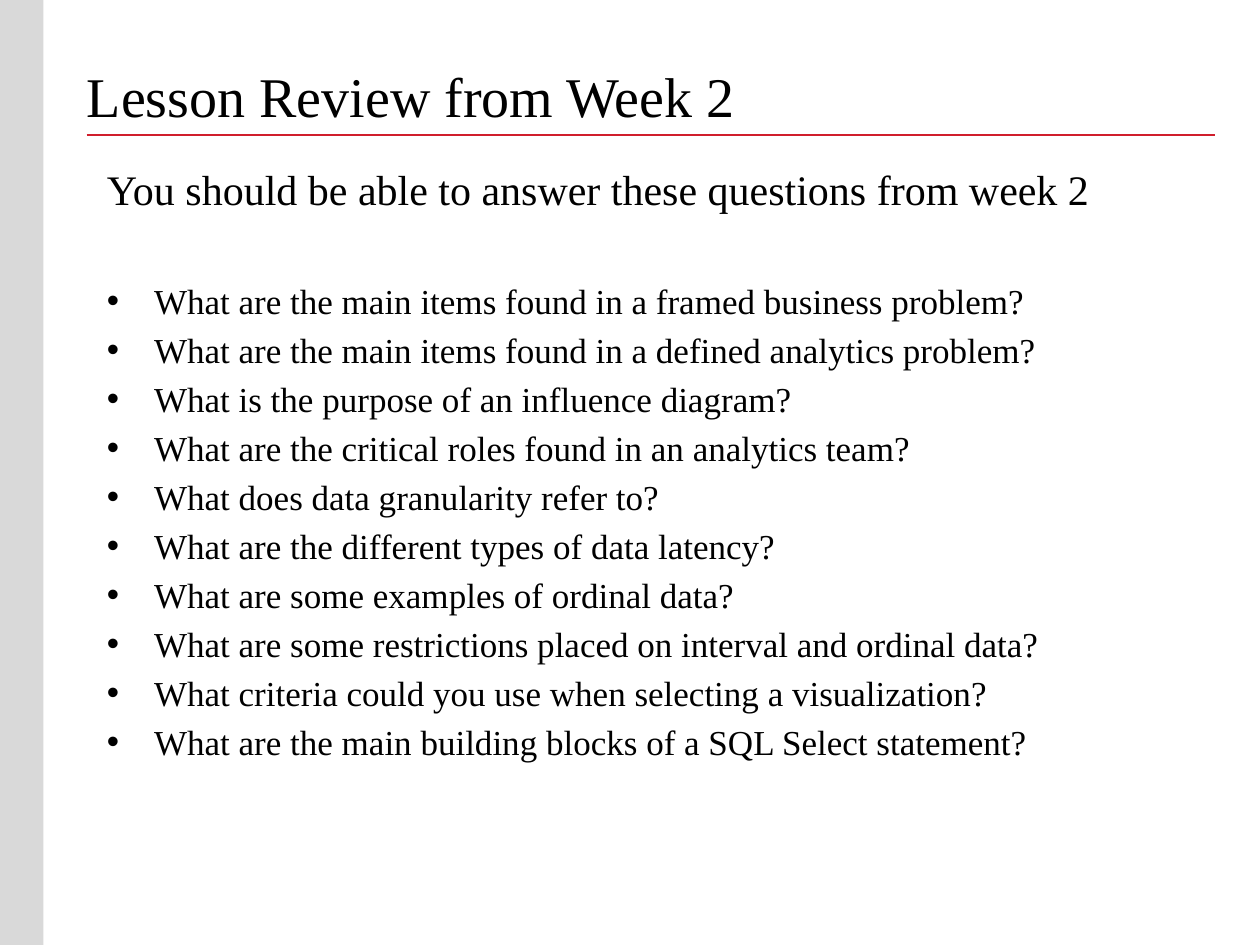
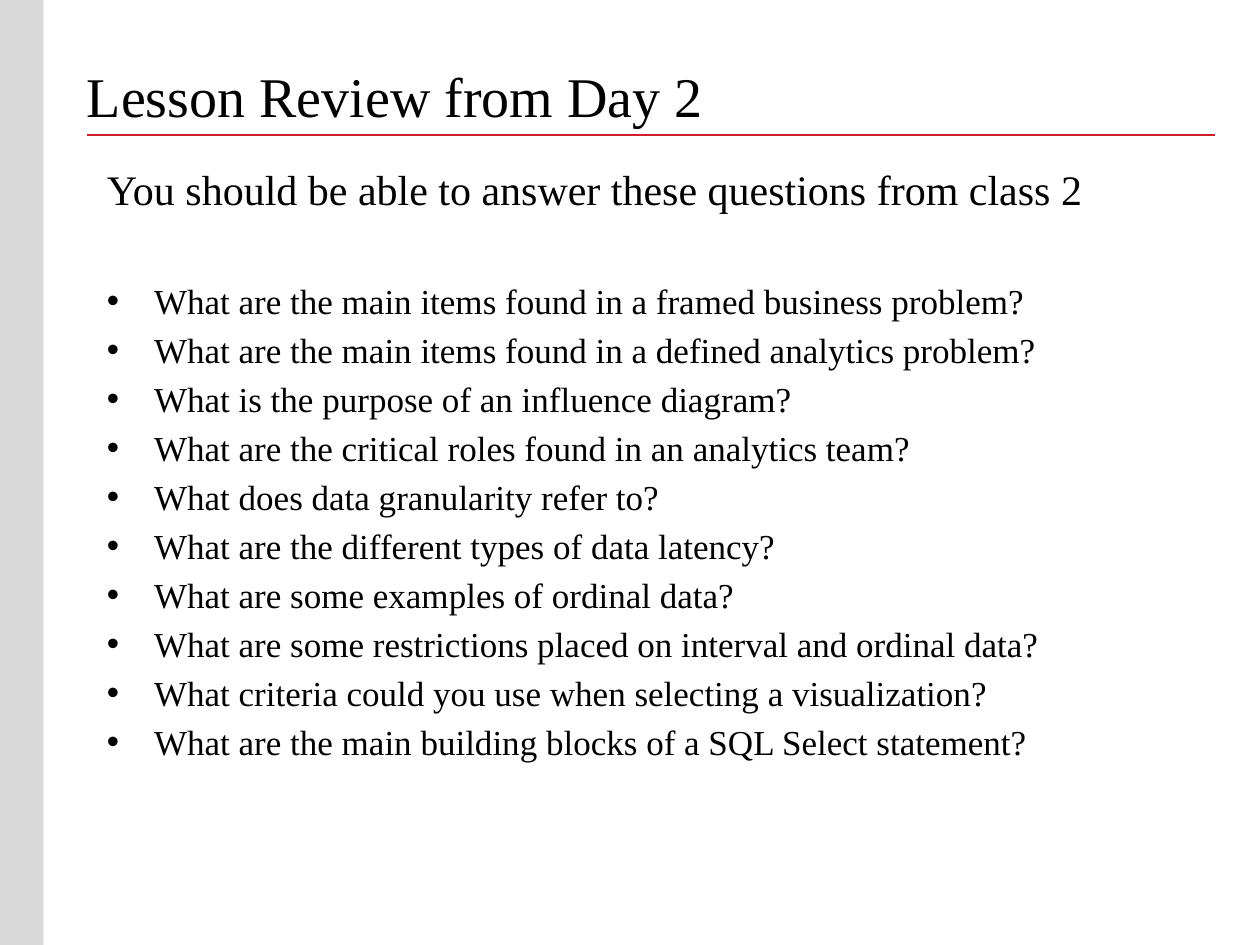
Before and after one commit to buyuhuang/csda1000_FT, a slide deck: slide 4 of day3/1. Lecture/day3_data_distributions.pptx. Drawn at 1260x945 pixels with LibreOffice and Linux fonts; fonts in the diff are those of the drawing; background and template pictures are left out. Boxes give left, top, right and bottom in pixels: in the first picture for what was removed or moved away, otherwise in the second. Text is boxed around its words. In the diff, an @@ line names an element or a change of style, - is before the commit and + after.

```diff
--- a/day3/1. Lecture/day3_data_distributions.pptx
+++ b/day3/1. Lecture/day3_data_distributions.pptx
@@ title at <box>87,77,703,127</box>: text changed @@
-Lesson Review from Week 2
+Lesson Review from Day 2
@@ text at <box>107,175,1082,214</box>: text changed @@
-You should be able to answer these questions from week 2
+You should be able to answer these questions from class 2
```
Also in this commit, not shown: 9 other slides changed, 15 slides added, 2 slides removed, 14 other files.
